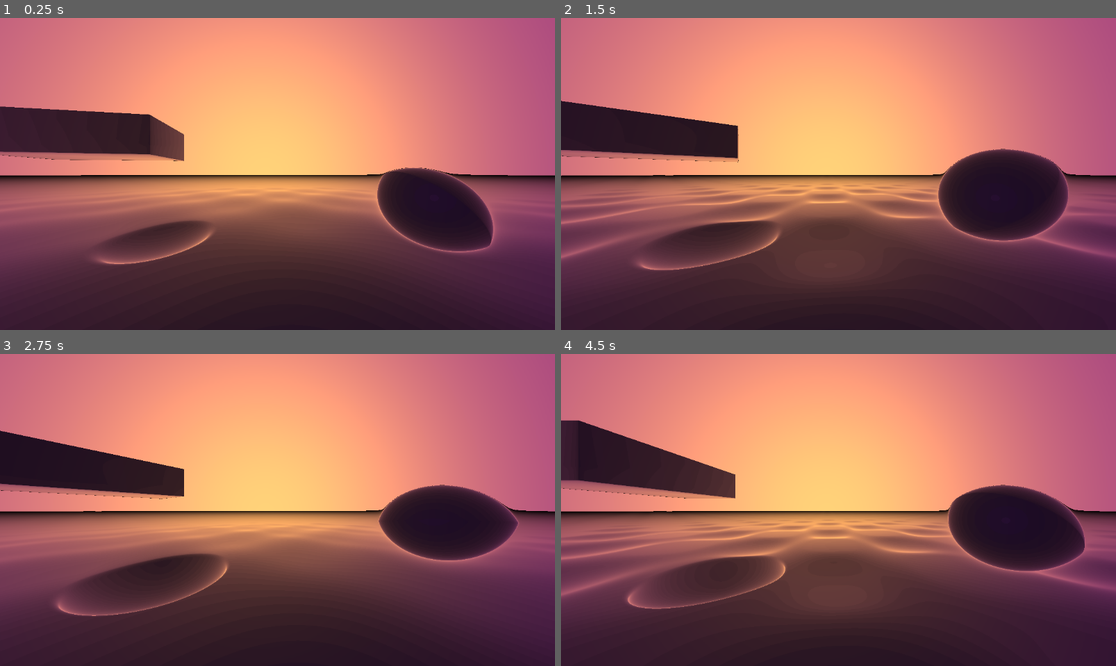
Above: before the commit, frames 1-4 (two rows, left to right).
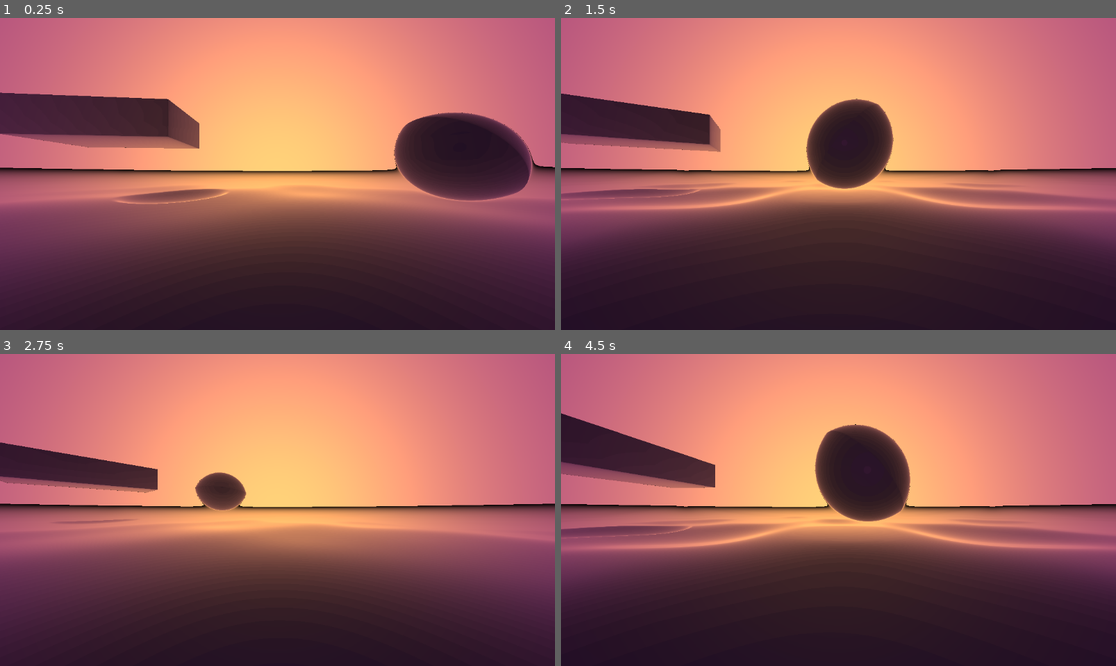
Above: after the commit, the same moments.

Repository: OfficialPixelBrush/RayMGoDot
Game: Godot game, scene res://node_3d.tscn
Two runs of this game, one before a commit and one after it. Both use one fixed random seed, a clock stepped at 60 frames per second and the inputs below.
Inputs:
- Up to frame 1 (0.25 s): no input
- Up to frame 2 (1.5 s): hold D (Right, bound only after the commit) 0.53-1.28 s; hold S (Backward, bound only after the commit) from 1.28 s (still down)
- Up to frame 3 (2.75 s): release S (Backward, bound only after the commit) at 2.03 s; hold D (Right, bound only after the commit) from 2.03 s (still down)
- Up to frame 4 (4.5 s): release D (Right, bound only after the commit) at 2.78 s; hold W (Forward, bound only after the commit) 2.78-3.53 s; hold A (Left, bound only after the commit) from 3.53 s (still down)

The runs differ from the first frame. In frame 1, 20% of the frame differs, in the area x 0-100%, y 23-80%; in frame 2, 31%; in frame 3, 16%; in frame 4, 31%, in the area x 0-100%, y 18-89%.
Error before the commit: Invalid call. Nonexistent function 'get_shader_param' in base 'ShaderMaterial'. (res://game.gd:12)

Commit message:
it has input now

Diff:
--- a/game.gd
+++ b/game.gd
@@ -1,13 +1,51 @@
-extends Node2D
+extends ColorRect
 
-@onready var rayMarchScreen = $Camera2D/CanvasLayer/ColorRect
+@onready var rayMarchScreen = $"."
+@onready var mat = rayMarchScreen.material as ShaderMaterial
+
+var cameraPosition = Vector3(0.0,0.0,-5.0);
+var cameraAngle = 0.0;
+
+var cameraVelocity = Vector3(0.0,0.0,0.0);
+var cameraAngleVelocity = 0.0;
+
+var drag = 0.9;
+var turnSpeed = 0.3;
+var movementSpeed = 0.5;
+
+var RAD = deg_to_rad(90.0);
 
 # Called when the node enters the scene tree for the first time.
 func _ready():
 	pass # Replace with function body.
 
-
 # Called every frame. 'delta' is the elapsed time since the previous frame.
 func _process(delta):
-	rayMarchScreen.material.get_shader_param("shader_parameter/cameraAngle");
-	pass
+	mat.set("shader_parameter/cameraAngle", cameraAngle);
+	mat.set("shader_parameter/cameraPosition", cameraPosition);
+
+	if Input.is_action_pressed("Forward"):
+		cameraVelocity.x += movementSpeed*sin(cameraAngle)*delta;
+		cameraVelocity.z += movementSpeed*cos(cameraAngle)*delta;
+	if Input.is_action_pressed("Backward"):
+		cameraVelocity.x -= movementSpeed*sin(cameraAngle)*delta;
+		cameraVelocity.z -= movementSpeed*cos(cameraAngle)*delta;
+	if Input.is_action_pressed("Left"):
+		cameraVelocity.x += movementSpeed*sin(cameraAngle-RAD)*delta;
+		cameraVelocity.z += movementSpeed*cos(cameraAngle-RAD)*delta;
+	if Input.is_action_pressed("Right"):
+		cameraVelocity.x += movementSpeed*sin(cameraAngle+RAD)*delta;
+		cameraVelocity.z += movementSpeed*cos(cameraAngle+RAD)*delta;
+	if Input.is_action_pressed("Up"):
+		cameraVelocity.y += movementSpeed*delta;
+	if Input.is_action_pressed("Down"):
+		cameraVelocity.y -= movementSpeed*delta;
+	if Input.is_action_pressed("TurnLeft"):
+		cameraAngleVelocity -= turnSpeed*delta;
+	if Input.is_action_pressed("TurnRight"):
+		cameraAngleVelocity += turnSpeed*delta;
+
+	cameraAngleVelocity *= drag;
+	cameraVelocity *= drag;
+	cameraPosition += cameraVelocity;
+	cameraAngle += cameraAngleVelocity;
--- a/node_3d.tscn
+++ b/node_3d.tscn
@@ -20,7 +20,6 @@
 shader_parameter/voidColor = Vector3(0.59, 0.505, 0.77)
 
 [node name="Node2D" type="Node2D"]
-script = ExtResource("1_w306i")
 
 [node name="Camera2D" type="Camera2D" parent="."]
 
@@ -31,3 +30,4 @@
 anchors_preset = 15
 anchor_right = 1.0
 anchor_bottom = 1.0
+script = ExtResource("1_w306i")
--- a/project.godot
+++ b/project.godot
@@ -19,6 +19,61 @@
 
 import/fbx/enabled=false
 
+[input]
+
+Forward={
+"deadzone": 0.5,
+"events": [Object(InputEventKey,"resource_local_to_scene":false,"resource_name":"","device":-1,"window_id":0,"alt_pressed":false,"shift_pressed":false,"ctrl_pressed":false,"meta_pressed":false,"pressed":false,"keycode":0,"physical_keycode":87,"key_label":0,"unicode":119,"echo":false,"script":null)
+, Object(InputEventJoypadMotion,"resource_local_to_scene":false,"resource_name":"","device":-1,"axis":1,"axis_value":-1.0,"script":null)
+, Object(InputEventKey,"resource_local_to_scene":false,"resource_name":"","device":-1,"window_id":0,"alt_pressed":false,"shift_pressed":false,"ctrl_pressed":false,"meta_pressed":false,"pressed":false,"keycode":0,"physical_keycode":4194320,"key_label":0,"unicode":0,"echo":false,"script":null)
+]
+}
+Backward={
+"deadzone": 0.5,
+"events": [Object(InputEventKey,"resource_local_to_scene":false,"resource_name":"","device":-1,"window_id":0,"alt_pressed":false,"shift_pressed":false,"ctrl_pressed":false,"meta_pressed":false,"pressed":false,"keycode":0,"physical_keycode":83,"key_label":0,"unicode":115,"echo":false,"script":null)
+, Object(InputEventJoypadMotion,"resource_local_to_scene":false,"resource_name":"","device":-1,"axis":1,"axis_value":1.0,"script":null)
+, Object(InputEventKey,"resource_local_to_scene":false,"resource_name":"","device":-1,"window_id":0,"alt_pressed":false,"shift_pressed":false,"ctrl_pressed":false,"meta_pressed":false,"pressed":false,"keycode":0,"physical_keycode":4194322,"key_label":0,"unicode":0,"echo":false,"script":null)
+]
+}
+Left={
+"deadzone": 0.5,
+"events": [Object(InputEventKey,"resource_local_to_scene":false,"resource_name":"","device":-1,"window_id":0,"alt_pressed":false,"shift_pressed":false,"ctrl_pressed":false,"meta_pressed":false,"pressed":false,"keycode":0,"physical_keycode":65,"key_label":0,"unicode":97,"echo":false,"script":null)
+, Object(InputEventJoypadMotion,"resource_local_to_scene":false,"resource_name":"","device":-1,"axis":0,"axis_value":-1.0,"script":null)
+]
+}
+Right={
+"deadzone": 0.5,
+"events": [Object(InputEventKey,"resource_local_to_scene":false,"resource_name":"","device":-1,"window_id":0,"alt_pressed":false,"shift_pressed":false,"ctrl_pressed":false,"meta_pressed":false,"pressed":false,"keycode":0,"physical_keycode":68,"key_label":0,"unicode":100,"echo":false,"script":null)
+, Object(InputEventJoypadMotion,"resource_local_to_scene":false,"resource_name":"","device":-1,"axis":0,"axis_value":1.0,"script":null)
+]
+}
+Up={
+"deadzone": 0.5,
+"events": [Object(InputEventKey,"resource_local_to_scene":false,"resource_name":"","device":-1,"window_id":0,"alt_pressed":false,"shift_pressed":false,"ctrl_pressed":false,"meta_pressed":false,"pressed":false,"keycode":0,"physical_keycode":32,"key_label":0,"unicode":32,"echo":false,"script":null)
+, Object(InputEventJoypadButton,"resource_local_to_scene":false,"resource_name":"","device":-1,"button_index":0,"pressure":0.0,"pressed":false,"script":null)
+]
+}
+Down={
+"deadzone": 0.5,
+"events": [Object(InputEventKey,"resource_local_to_scene":false,"resource_name":"","device":-1,"window_id":0,"alt_pressed":false,"shift_pressed":false,"ctrl_pressed":false,"meta_pressed":false,"pressed":false,"keycode":0,"physical_keycode":4194325,"key_label":0,"unicode":0,"echo":false,"script":null)
+, Object(InputEventJoypadButton,"resource_local_to_scene":false,"resource_name":"","device":-1,"button_index":1,"pressure":0.0,"pressed":false,"script":null)
+]
+}
+TurnLeft={
+"deadzone": 0.5,
+"events": [Object(InputEventKey,"resource_local_to_scene":false,"resource_name":"","device":-1,"window_id":0,"alt_pressed":false,"shift_pressed":false,"ctrl_pressed":false,"meta_pressed":false,"pressed":false,"keycode":0,"physical_keycode":81,"key_label":0,"unicode":113,"echo":false,"script":null)
+, Object(InputEventJoypadMotion,"resource_local_to_scene":false,"resource_name":"","device":-1,"axis":2,"axis_value":-1.0,"script":null)
+, Object(InputEventKey,"resource_local_to_scene":false,"resource_name":"","device":-1,"window_id":0,"alt_pressed":false,"shift_pressed":false,"ctrl_pressed":false,"meta_pressed":false,"pressed":false,"keycode":0,"physical_keycode":4194319,"key_label":0,"unicode":0,"echo":false,"script":null)
+]
+}
+TurnRight={
+"deadzone": 0.5,
+"events": [Object(InputEventKey,"resource_local_to_scene":false,"resource_name":"","device":-1,"window_id":0,"alt_pressed":false,"shift_pressed":false,"ctrl_pressed":false,"meta_pressed":false,"pressed":false,"keycode":0,"physical_keycode":69,"key_label":0,"unicode":101,"echo":false,"script":null)
+, Object(InputEventJoypadMotion,"resource_local_to_scene":false,"resource_name":"","device":-1,"axis":2,"axis_value":1.0,"script":null)
+, Object(InputEventKey,"resource_local_to_scene":false,"resource_name":"","device":-1,"window_id":0,"alt_pressed":false,"shift_pressed":false,"ctrl_pressed":false,"meta_pressed":false,"pressed":false,"keycode":0,"physical_keycode":4194321,"key_label":0,"unicode":0,"echo":false,"script":null)
+]
+}
+
 [rendering]
 
 renderer/rendering_method="mobile"
Not shown, added: Builds/Linux.zip
Not shown, added: Builds/Linux/raym.pck
Not shown, added: Builds/Linux/raym.x86_64
Not shown, added: Builds/Win.zip
Not shown, added: Builds/Win/raym.exe
Not shown, added: Builds/Win/raym.pck
